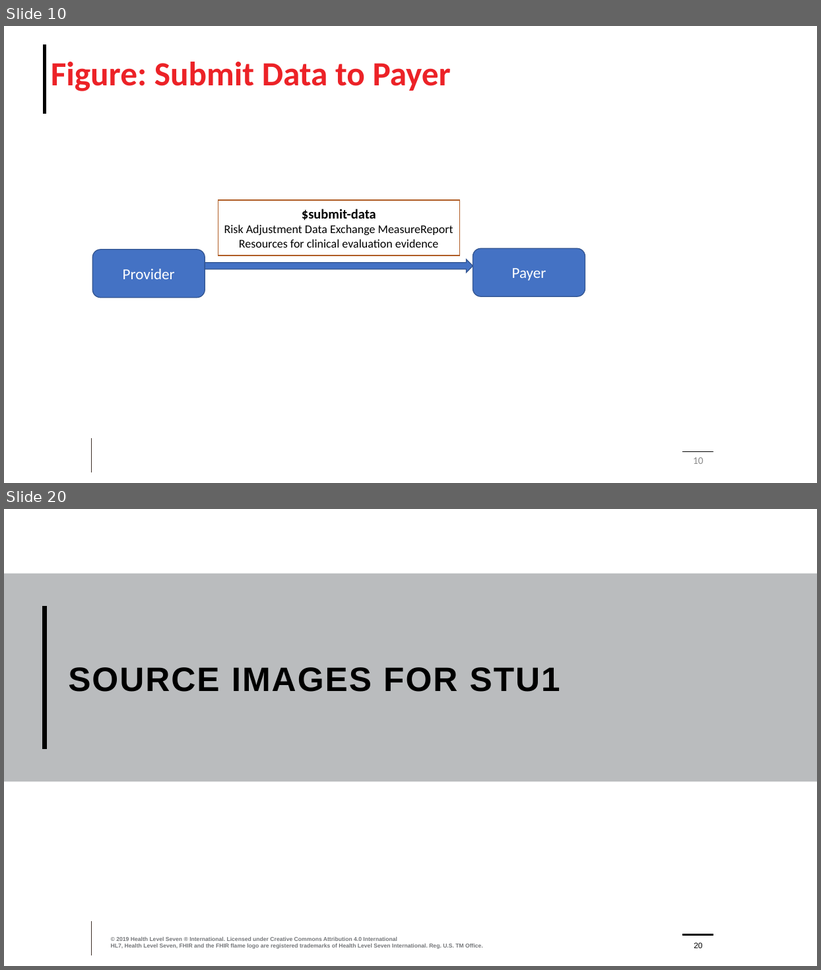
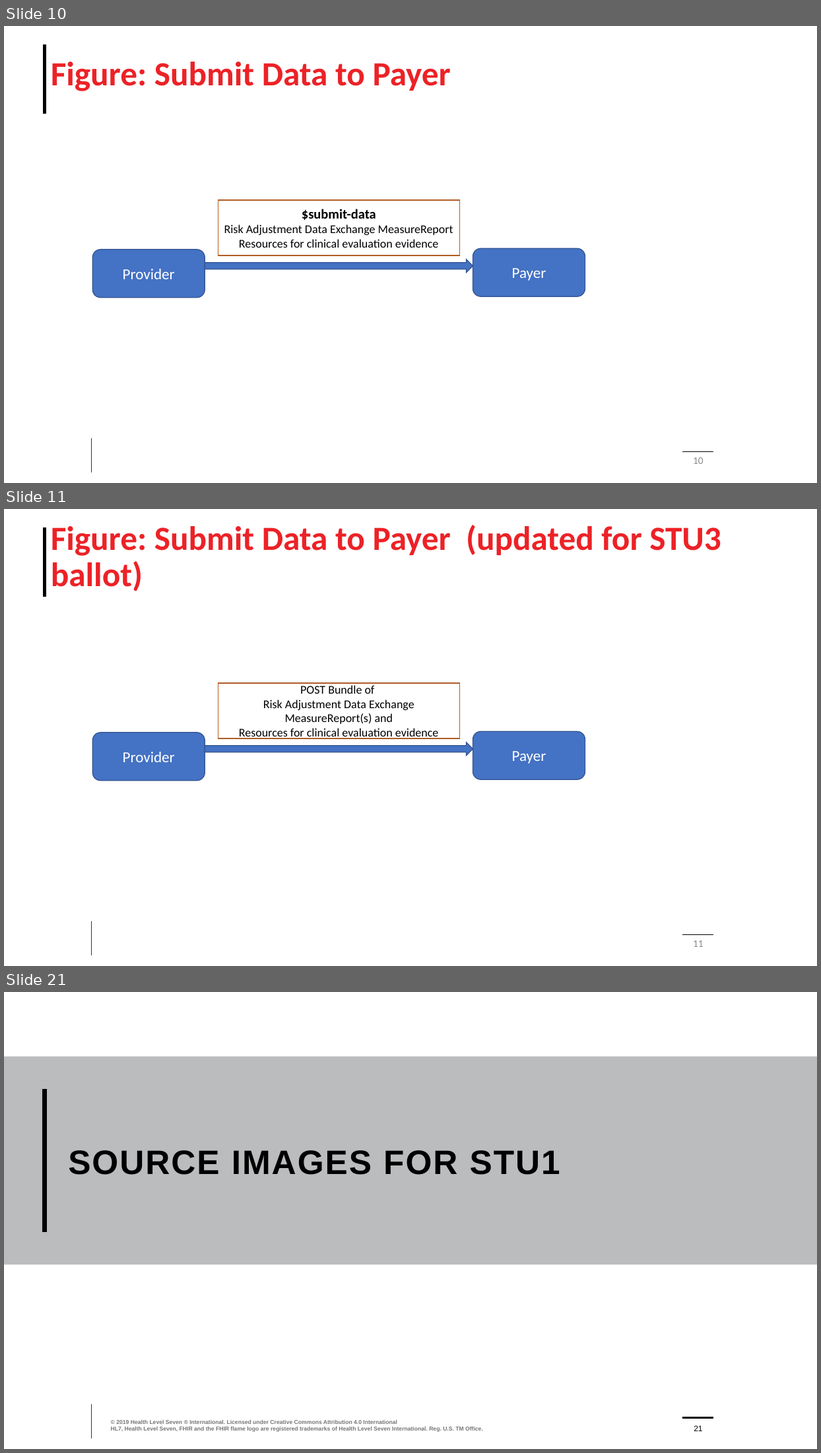
Before and after one commit to HL7/davinci-ra, a slide deck: input/images/Source/Risk Adjustment Images.pptx. Shown one above the other, each under a label of ours: slides 10 and 20 before the commit, slides 10, 11 and 21 after it; the slides between them are not shown. The pictures are 821x970 and 821x1453 pixels, drawn with LibreOffice and Linux fonts; fonts in the diff are those of the drawing; background and template pictures are left out. Boxes give left, top, right and bottom in pixels: in the first picture for what was removed or moved away, otherwise in the second. Text is boxed around its words. In the diff, an @@ line names an element or a change of style, - is before the commit and + after.

```diff
--- a/input/images/Source/Risk Adjustment Images.pptx
+++ b/input/images/Source/Risk Adjustment Images.pptx
@@ slide 11 added at [4,509,817,966], background #FFFFFF; not listed: 3 template elements that a slide beside it also shows @@
@@ title added at [51,525,721,591], 40 pt, text #EC2227, bold @@
+Figure: Submit Data to Payer (updated for STU3 ballot)
@@ rectangle added at [218,683,460,739], outline #AF5C24 1 pt, 14 pt, text #000000 @@
+POST Bundle of
+Risk Adjustment Data Exchange MeasureReport(s) and
+Resources for clinical evaluation evidence
@@ rounded rectangle added at [92,733,205,781], fill #4472C4, outline #325491 1 pt, 18 pt, text #FFFFFF @@
+Provider
@@ right arrow added at [205,743,473,756], fill #4472C4, outline #325491 1 pt @@
@@ rounded rectangle added at [473,731,585,780], fill #4472C4, outline #325491 1 pt, 18 pt, text #FFFFFF @@
+Payer
@@ page number added at [693,941,704,947], 12 pt, text #8C8C8C @@
+11
@@ what was slide 20 is now slide 21 @@
@@ page number at [694,1426,702,1432]: text changed @@
-20
+21
```
Also in this commit, not shown: 12 other files.
